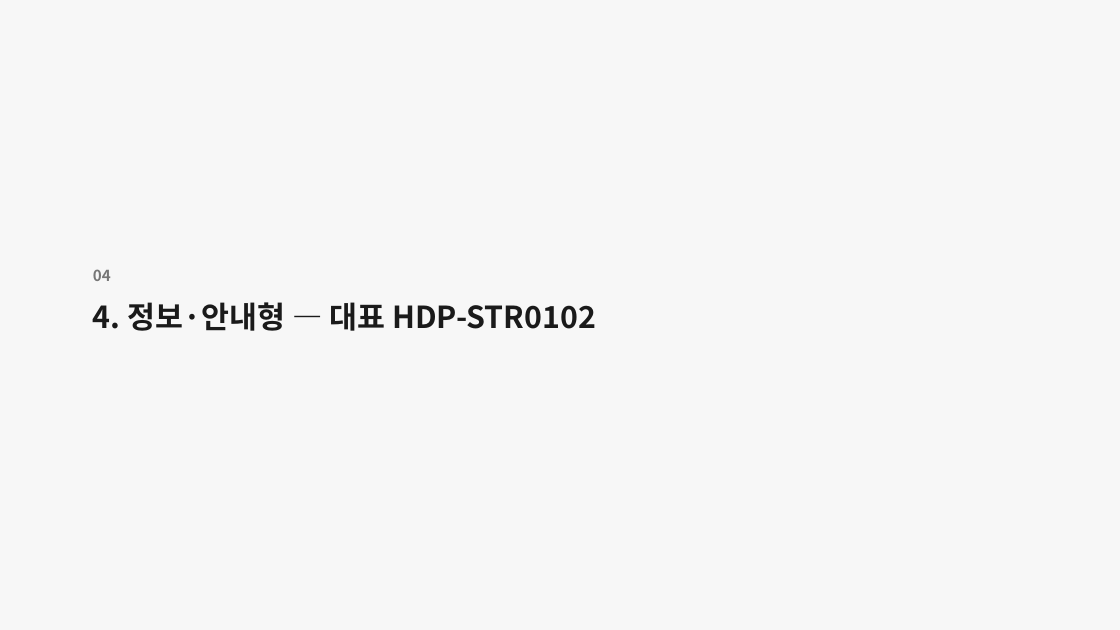
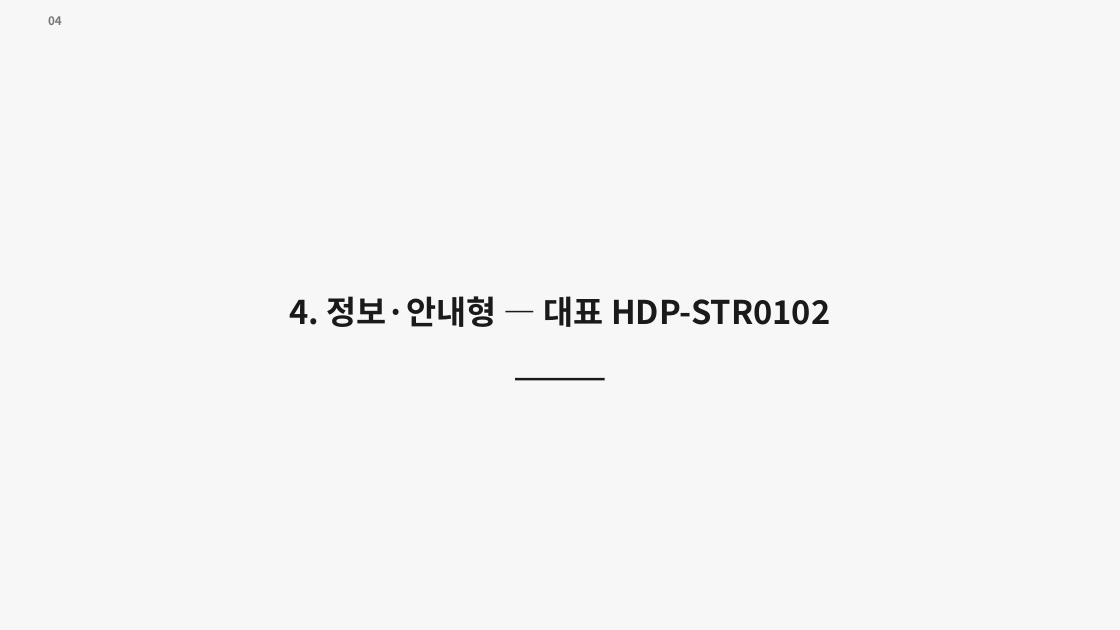
Before and after one commit to ddond-cmyk/ossp-sim-viewer, a slide deck: slide 8 of native/HDDS_UI상세설계서_유형대표_V1.0.pptx. Drawn at 1120x630 pixels with LibreOffice and Linux fonts; fonts in the diff are those of the drawing. Boxes give left, top, right and bottom in pixels: in the first picture for what was removed or moved away, otherwise in the second. Text is boxed around its words. In the diff, an @@ line names an element or a change of style, - is before the commit and + after.

```diff
--- a/native/HDDS_UI상세설계서_유형대표_V1.0.pptx
+++ b/native/HDDS_UI상세설계서_유형대표_V1.0.pptx
@@ text "04": place and size @@
-text "04" at (93,269,111,281)
+text "04" at (48,16,62,25)
@@ text "04" at (48,16,62,25): size 13 to 10 pt @@
@@ text "4. 정보·안내형 — 대표 HDP-STR0102": place and size @@
-text "4. 정보·안내형 — 대표 HDP-STR0102" at (93,302,596,331)
+text "4. 정보·안내형 — 대표 HDP-STR0102" at (290,296,830,327)
@@ text "4. 정보·안내형 — 대표 HDP-STR0102" at (290,296,830,327): size 26 to 28 pt; alignment left to centre @@
@@ rectangle added at (515,378,605,381), fill #1A1A1A @@
```
Also in this commit, not shown: 6 other slides changed, 59 other files.
